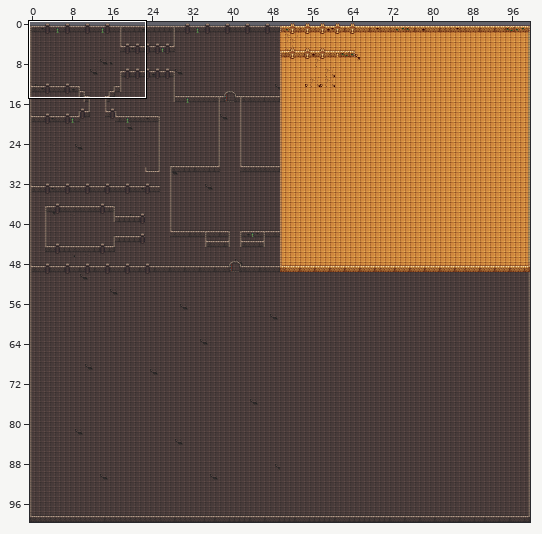
Tiled map: src/app/dungeon/resources/dungeon.tmx. Above: a wide view before the commit, with the close-up outlined.
Close-up. Earlier state:
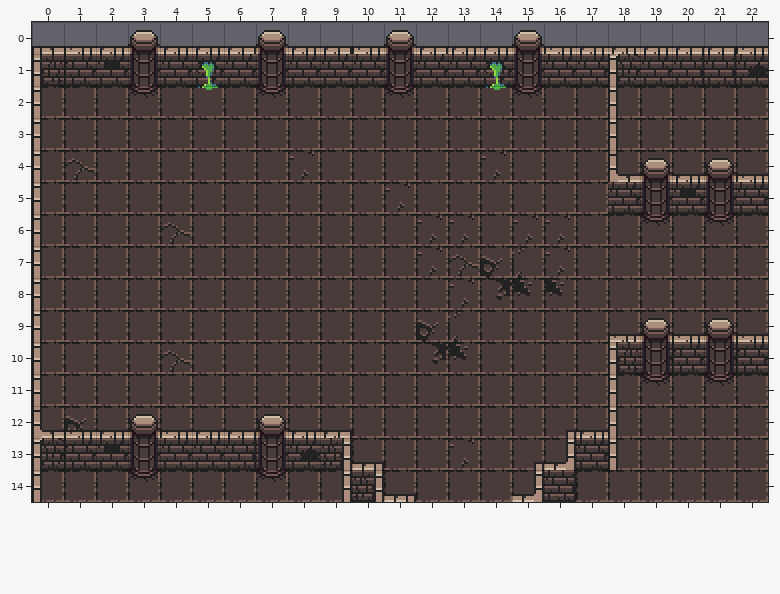
Cells are 16x16 px. Shown: x 0..22, y 0..14. The commit also changed other parts of the map, which this record leaves out.
Once edited:
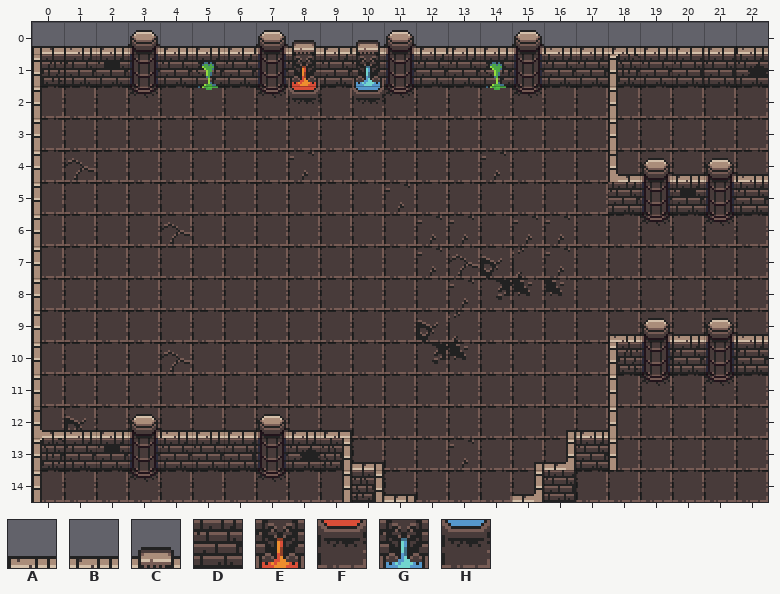
Key: from "dungeon": A 1, B 2, C 4, D 12, E 14, F 24, G 34, H 44.
_ is an empty cell.
Difference:
{"where": "layer \"Walls\""}
{"y":0,"x":8,"old":"B","new":"C"}
{"y":0,"x":10,"old":"A","new":"C"}
{"y":1,"x":8,"old":"D","new":"E"}
{"y":1,"x":10,"old":"D","new":"G"}
{"y":2,"x":8,"old":"_","new":"F"}
{"y":2,"x":10,"old":"_","new":"H"}
{"label":"changed","picture_box":[288,40,320,106]}
{"label":"changed","picture_box":[352,40,384,106]}
